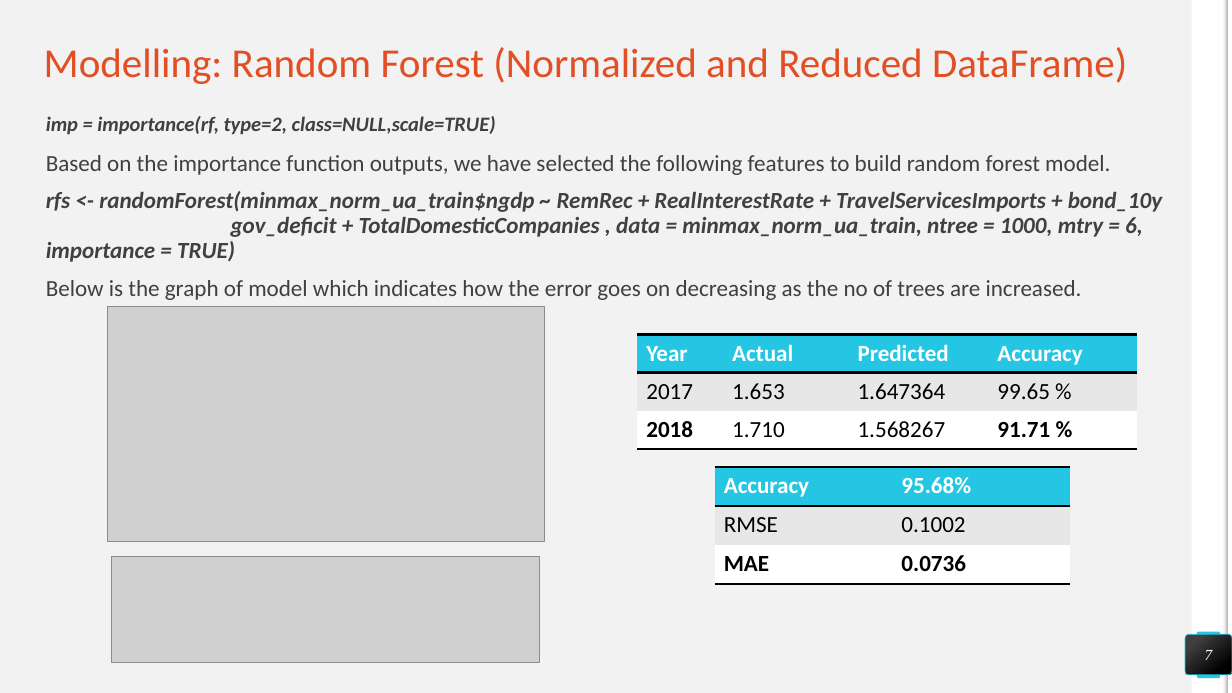
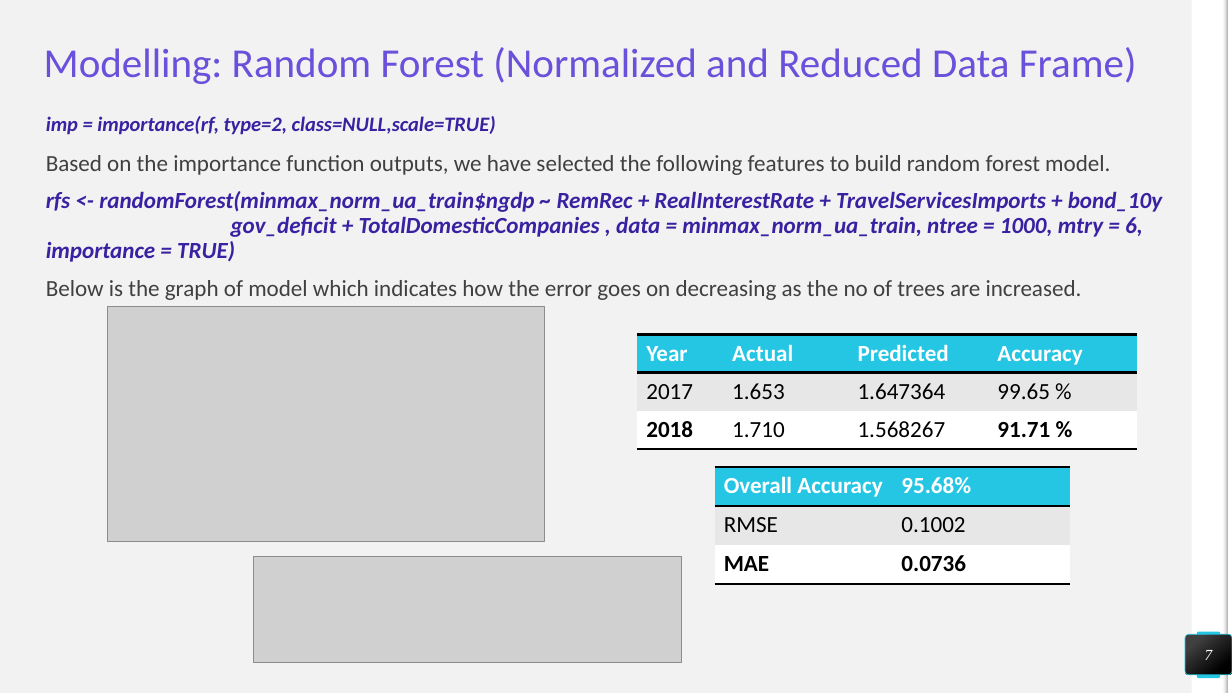
Before and after one commit to damiandmonte/Nominal-GDP-Prediction, a slide deck: slide 7 of Final_Report.pptx. Drawn at 1232x693 pixels with LibreOffice and Linux fonts; fonts in the diff are those of the drawing; grey boxes stand for pictures. Boxes give left, top, right and bottom in pixels: in the first picture for what was removed or moved away, otherwise in the second. Text is boxed around its words. In the diff, an @@ line names an element or a change of style, - is before the commit and + after.

```diff
--- a/Final_Report.pptx
+++ b/Final_Report.pptx
@@ title at bbox=[44, 47, 1137, 84]: text changed; text colour #E34F25 to #6A50DB @@
-Modelling: Random Forest (Normalized and Reduced DataFrame)
+Modelling: Random Forest (Normalized and Reduced Data Frame)
@@ text at bbox=[46, 116, 1162, 262]: text colour #404040 to #3921A1 in "imp = importance(rf, type=2, class=NULL,scale=TRUE)", "rfs <- randomForest(minmax_norm_ua_train$ngdp ~ RemRec + Rea ..." @@
@@ table at bbox=[714, 468, 1069, 584] @@
-row 1, column 1: Accuracy
+row 1, column 1: Overall Accuracy
@@ picture: place and size @@
-picture at bbox=[112, 556, 540, 663]
+picture at bbox=[253, 556, 681, 663]
```
Also in this commit, not shown: 11 other slides changed, 4 slides added, 2 slides removed, 1 other file.
